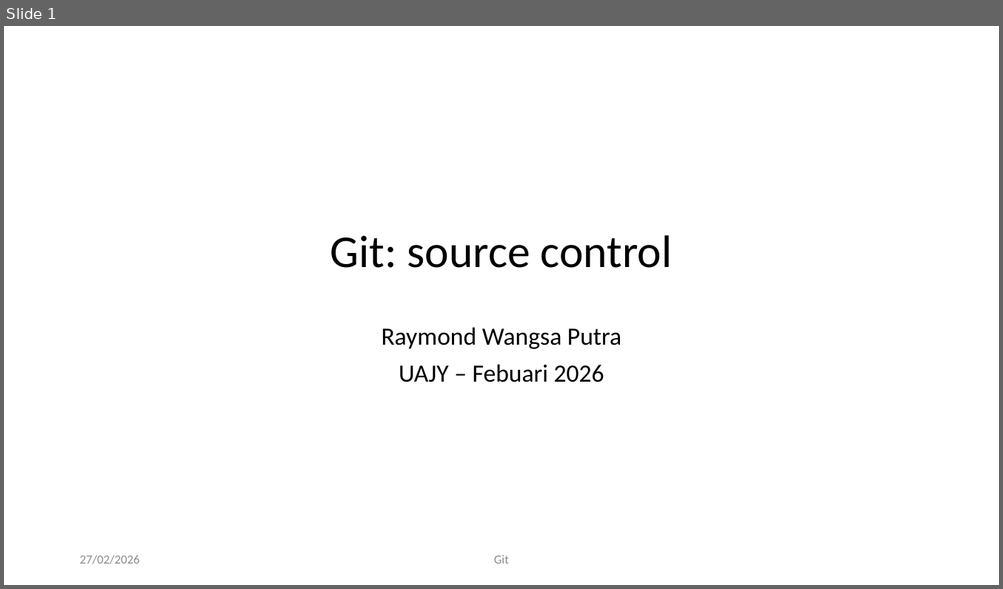
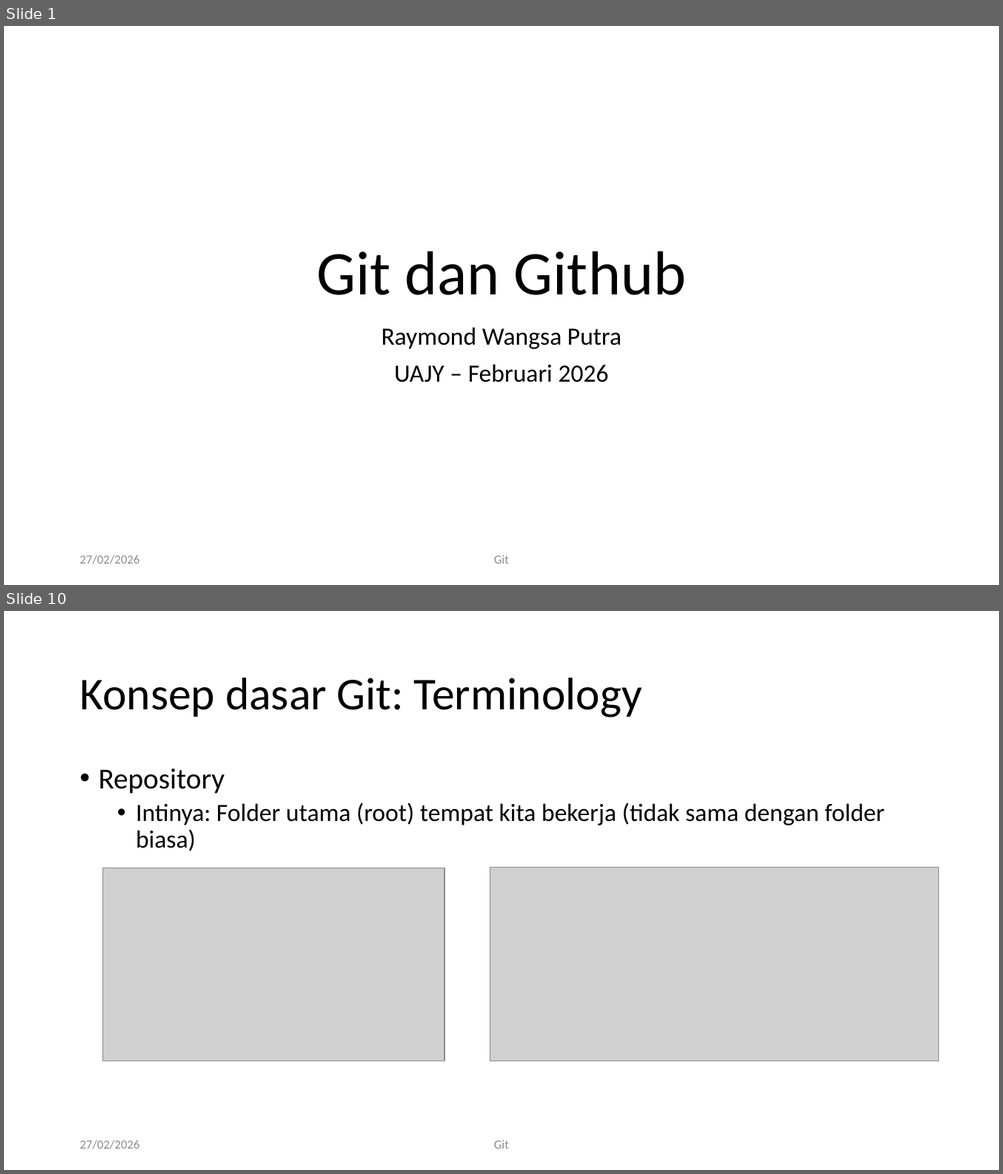
Before and after one commit to RayWP/training-uajy, a slide deck: Part 1 Git/Git-art of source control.pptx. Shown one above the other, each under a label of ours: slide 1 before the commit, slides 1 and 10 after it; the slides between them are not shown. The pictures are 1003x589 and 1003x1174 pixels, drawn with LibreOffice and Linux fonts; fonts in the diff are those of the drawing; grey boxes stand for pictures; background and template pictures are left out. Boxes give left, top, right and bottom in pixels: in the first picture for what was removed or moved away, otherwise in the second. Text is boxed around its words. In the diff, an @@ line names an element or a change of style, - is before the commit and + after.

Commit message:
finish git github part

```diff
--- a/Part 1 Git/Git-art of source control.pptx
+++ b/Part 1 Git/Git-art of source control.pptx
@@ slide 10 added at (4,611,999,1170), background #FFFFFF @@
@@ title added at (79,678,642,718), 44 pt, text #000000 @@
+Konsep dasar Git: Terminology
@@ text added at (99,769,885,851), 24 pt, text #000000 @@
+• Repository
+  • Intinya: Folder utama (root) tempat kita bekerja (tidak sama dengan folder biasa)
@@ picture added at (102,869,444,1062) @@
@@ picture added at (490,868,939,1062) @@
@@ text added at (79,1140,139,1150), 12 pt, text #8C8C8C @@
+27/02/2026
@@ text added at (494,1140,509,1149), 12 pt, text #8C8C8C @@
+Git
@@ slide 1 changed as well @@
@@ title "Git dan Github" at (316,251,686,295): vertical alignment middle to bottom @@
@@ title at (316,251,686,295): text changed; size 44 to 60 pt @@
-Git: source control
+Git dan Github
@@ subtitle at (394,364,609,383): text changed @@
-UAJY – Febuari 2026
+UAJY – Februari 2026
```
Also in this commit, not shown: 34 other slides added, 4 other files.
